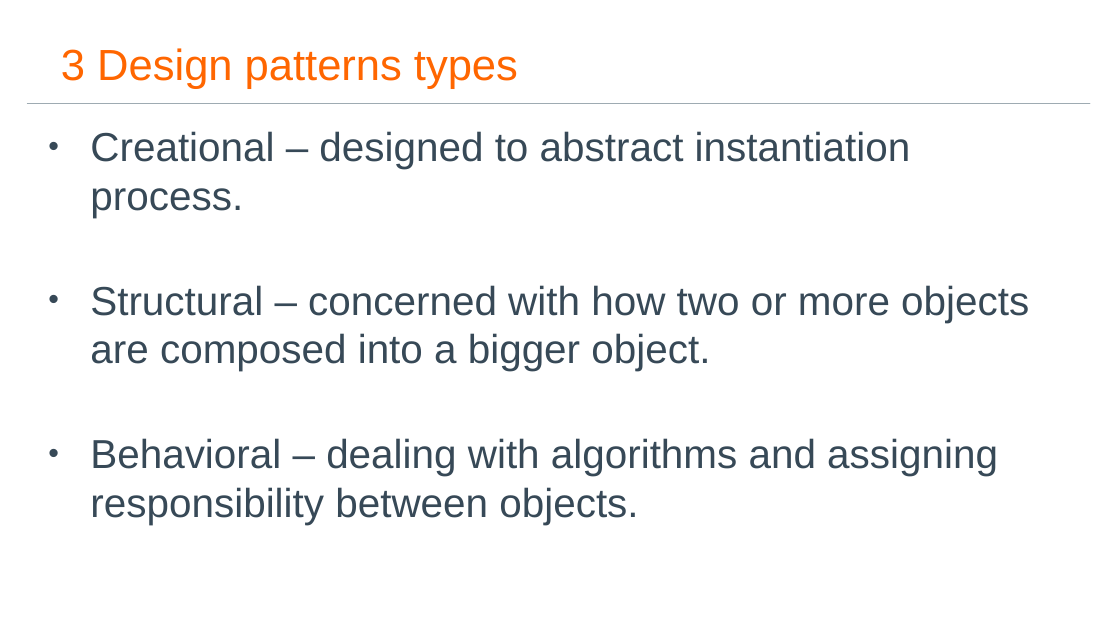
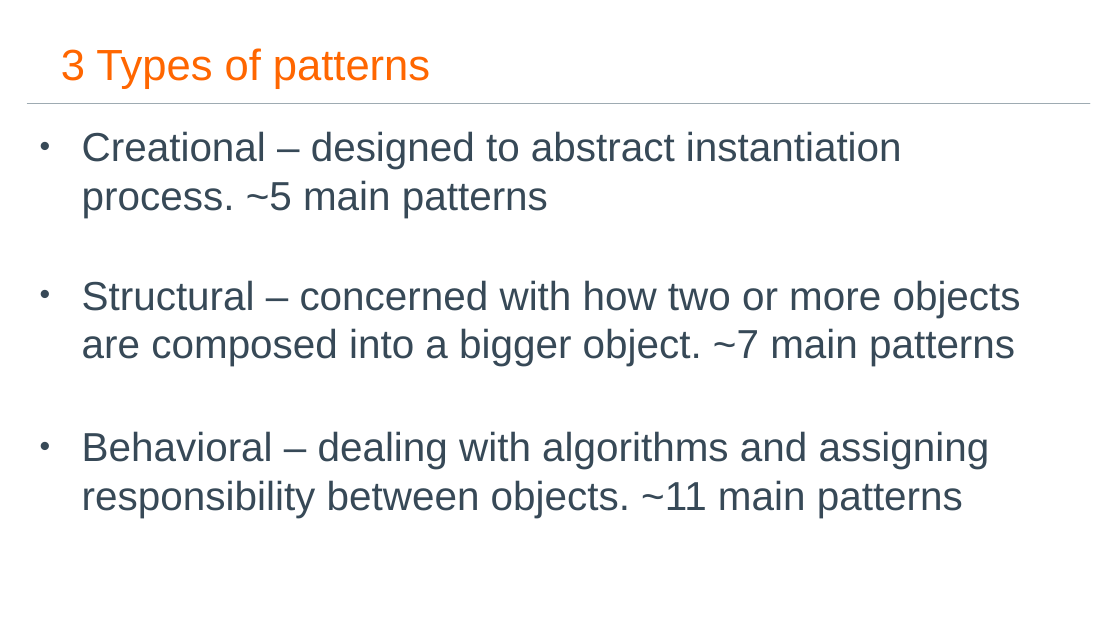
Before and after one commit to hguillou/Jan2017_DesignPatternsTraining, a slide deck: slide 6 of Documents/Design Patterns Presentation.pptx. Drawn at 1120x630 pixels with LibreOffice and Linux fonts; fonts in the diff are those of the drawing; background and template pictures are left out. Boxes give left, top, right and bottom in pixels: in the first picture for what was removed or moved away, otherwise in the second. Text is boxed around its words. In the diff, an @@ line names an element or a change of style, - is before the commit and + after.

Commit message:
updated presentation

```diff
--- a/Documents/Design Patterns Presentation.pptx
+++ b/Documents/Design Patterns Presentation.pptx
@@ title at [61,48,430,89]: text changed @@
-3 Design patterns types
+3 Types of patterns
@@ text at [82,131,902,218]: text changed @@
-• Creational – designed to abstract instantiation process.
-• Structural – concerned with how two or more objects are composed into a bigger object.
-• Behavioral – dealing with algorithms and assigning responsibility between objects.
+• Creational – designed to abstract instantiation process. ~5 main patterns
@@ text added at [82,280,1021,366], 26 pt, text #374957 @@
+• Structural – concerned with how two or more objects are composed into a bigger object. ~7 main patterns
@@ text added at [82,431,990,517], 26 pt, text #374957 @@
+• Behavioral – dealing with algorithms and assigning responsibility between objects. ~11 main patterns
```
Also in this commit, not shown: 9 other slides changed.
